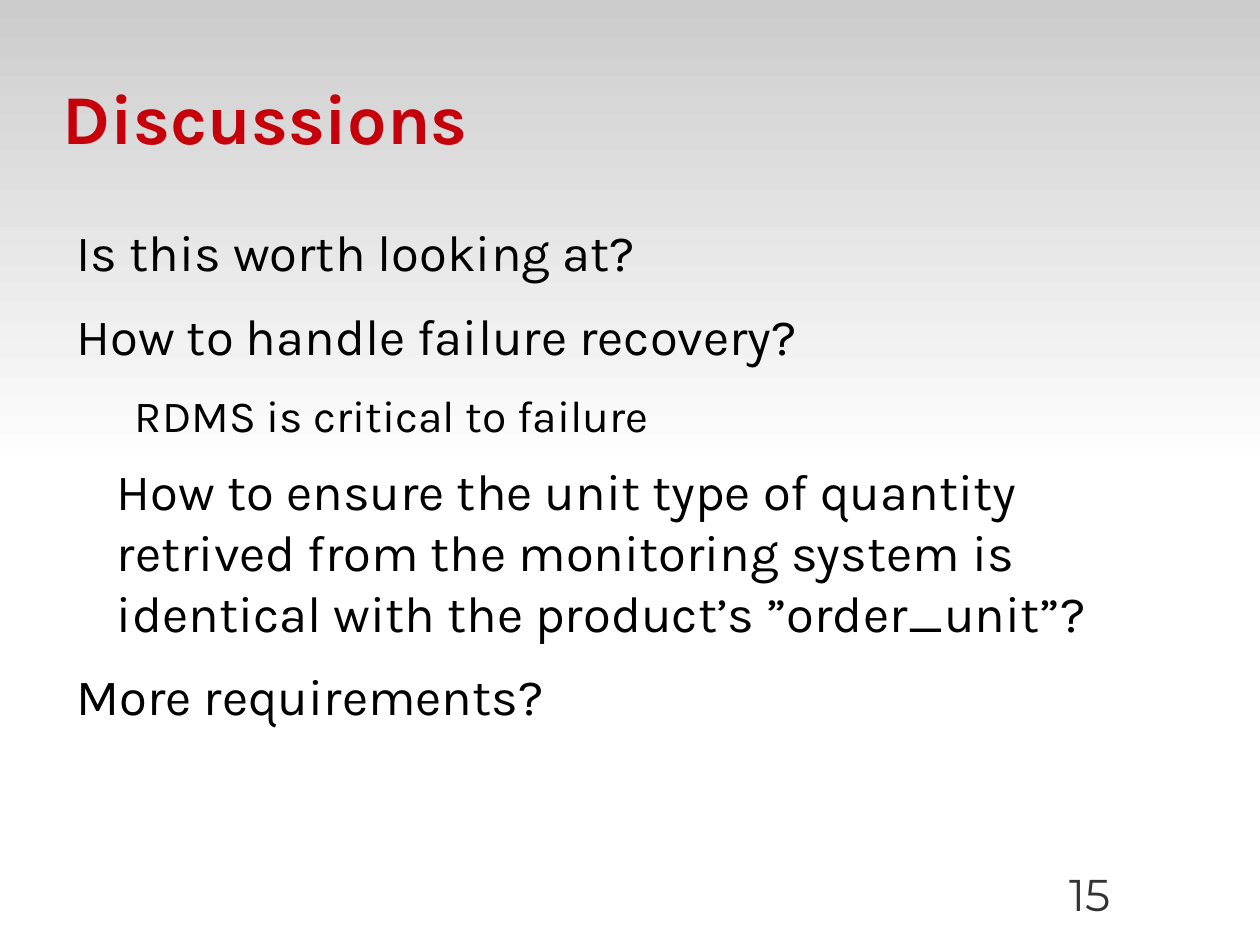
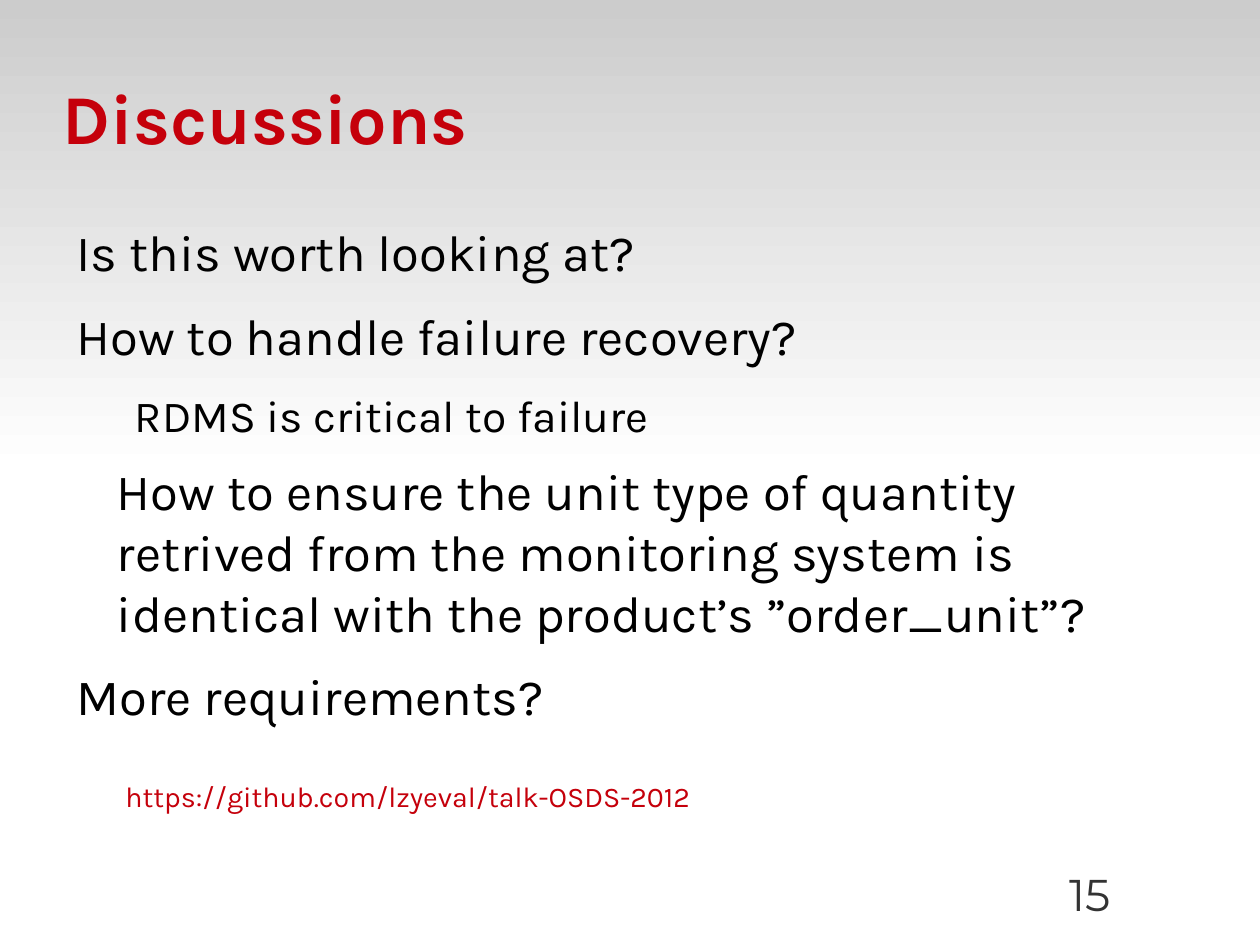
Before and after one commit to zyluo/talk-OSDS-2012, a slide deck: slide 15 of OSDS-2012-SF-dough-LZY.odp. Drawn at 1260x945 pixels with LibreOffice and Linux fonts; fonts in the diff are those of the drawing; background and template pictures are left out. Boxes give left, top, right and bottom in pixels: in the first picture for what was removed or moved away, otherwise in the second. Text is boxed around its words. In the diff, an @@ line names an element or a change of style, - is before the commit and + after.

Commit message:
Fix discussion section

```diff
--- a/OSDS-2012-SF-dough-LZY.odp
+++ b/OSDS-2012-SF-dough-LZY.odp
@@ text added at (125, 786, 689, 814), 18 pt, text #C5000B @@
+https://github.com/lzyeval/talk-OSDS-2012
```
Also in this commit, not shown: 2 other slides changed.
